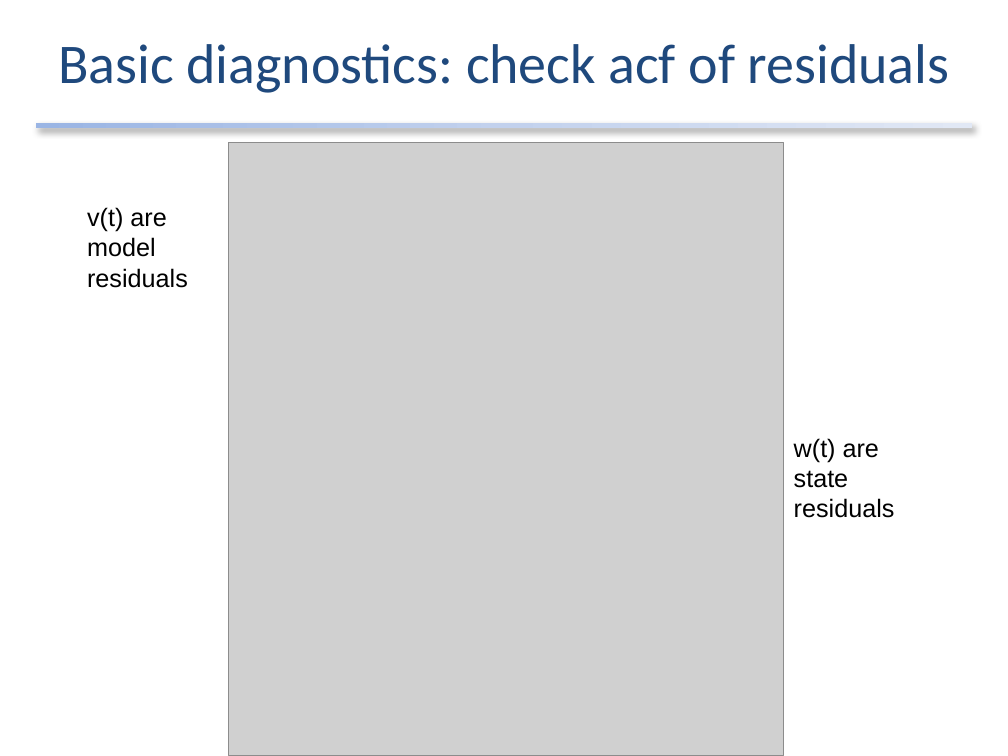
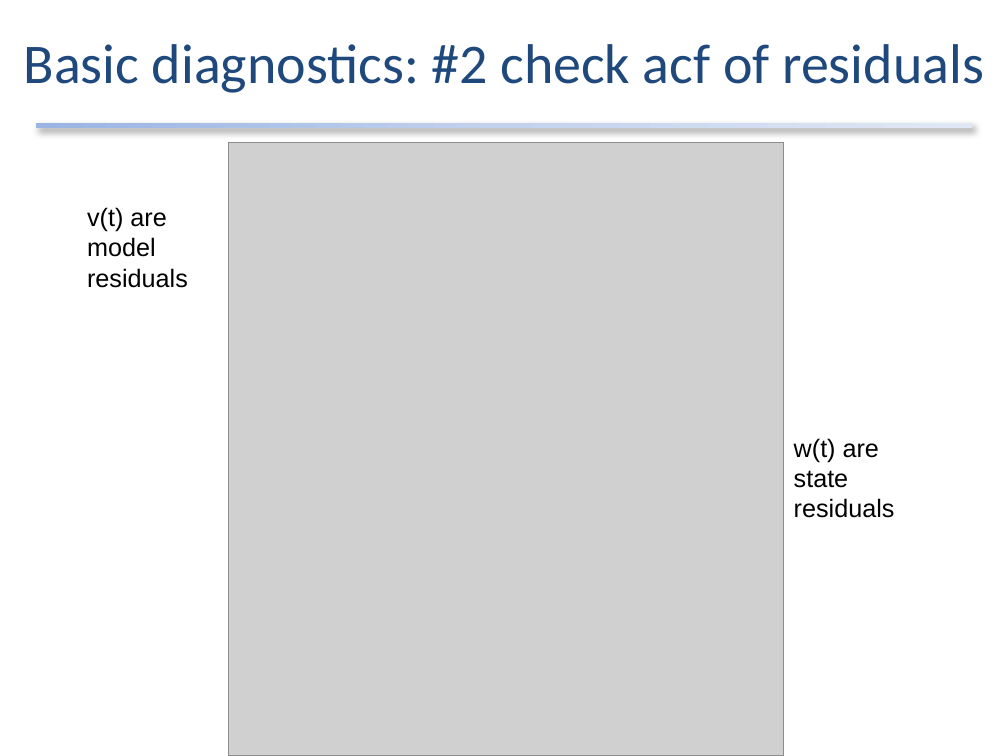
Before and after one commit to atsa-es/atsa, a slide deck: slide 40 of Lectures/Week 3/lec_05_uni_state_space.pptx. Drawn at 1008x756 pixels with LibreOffice and Linux fonts; fonts in the diff are those of the drawing; grey boxes stand for pictures. Boxes give left, top, right and bottom in pixels: in the first picture for what was removed or moved away, otherwise in the second. Text is boxed around its words. In the diff, an @@ line names an element or a change of style, - is before the commit and + after.

```diff
--- a/Lectures/Week 3/lec_05_uni_state_space.pptx
+++ b/Lectures/Week 3/lec_05_uni_state_space.pptx
@@ text at (24,44,984,93): text changed @@
-Basic diagnostics: check acf of residuals
+Basic diagnostics: #2 check acf of residuals
```
Also in this commit, not shown: 5 other slides changed, 3 slides added, 1 slide removed, 6 other files.
